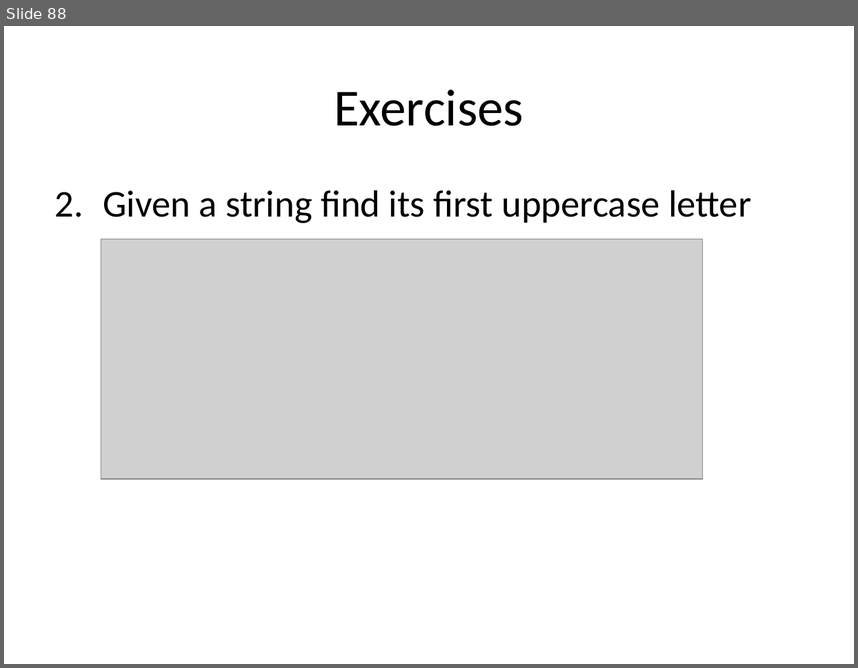
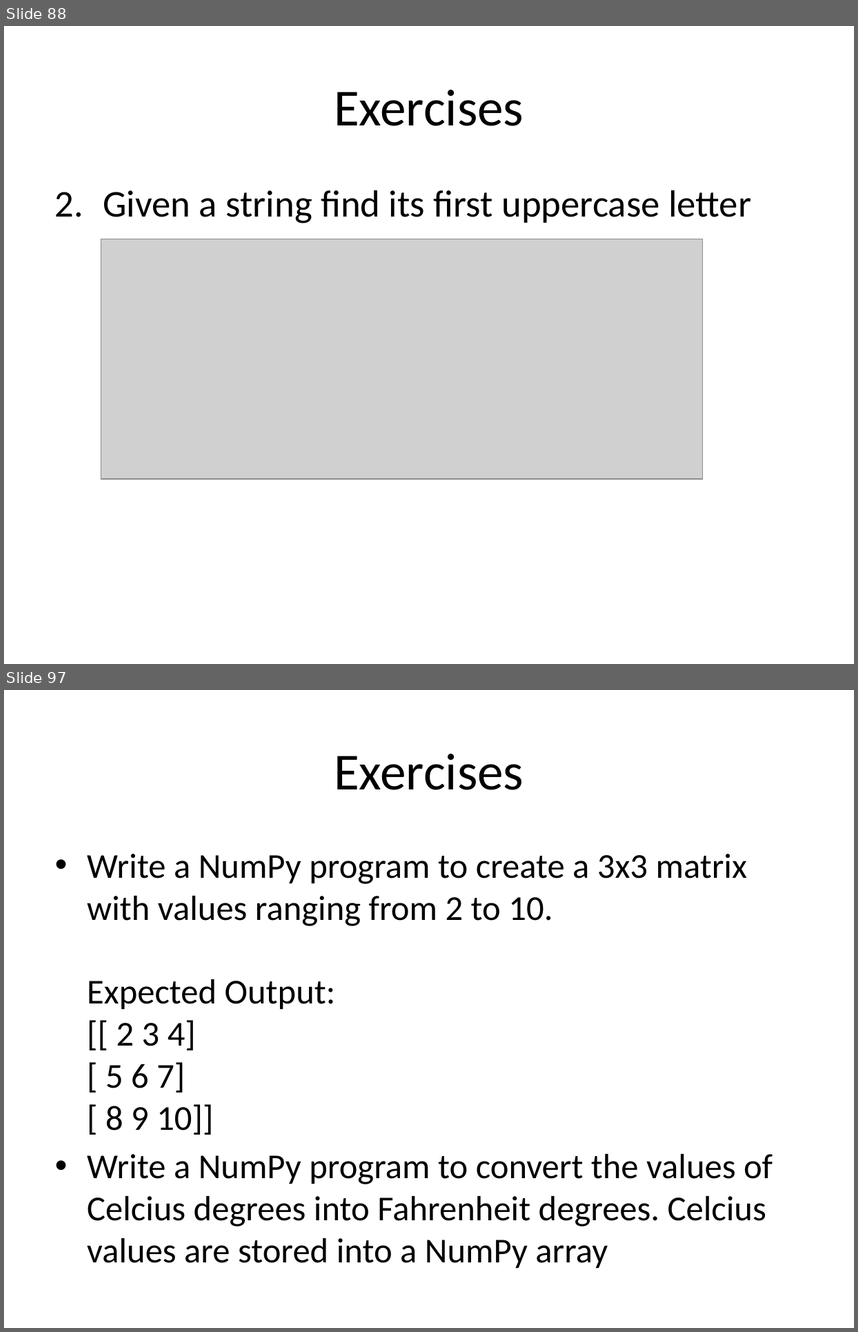
Before and after one commit to auliyanurul/kuliah, a slide deck: Algoritma dan Struktur Data.pptx. Shown one above the other, each under a label of ours: slide 88 before the commit, slides 88 and 97 after it; the slides between them are not shown. The pictures are 858x668 and 858x1332 pixels, drawn with LibreOffice and Linux fonts; fonts in the diff are those of the drawing; grey boxes stand for pictures. Boxes give left, top, right and bottom in pixels: in the first picture for what was removed or moved away, otherwise in the second. Text is boxed around its words. In the diff, an @@ line names an element or a change of style, - is before the commit and + after.

```diff
--- a/Algoritma dan Struktur Data.pptx
+++ b/Algoritma dan Struktur Data.pptx
@@ slide 97 added at (4,690,854,1328), background #FFFFFF @@
@@ title added at (334,753,524,790), 44 pt, text #000000 @@
+Exercises
@@ text added at (87,854,773,1268), 29.6 pt, text #000000 @@
+• Write a NumPy program to create a 3x3 matrix with values ranging from 2 to 10.
+  Expected Output:
+  [[ 2 3 4]
+  [ 5 6 7]
+  [ 8 9 10]]
+• Write a NumPy program to convert the values of Celcius degrees into Fahrenheit degrees. Celcius values are stored into a NumPy array
```
Also in this commit, not shown: 38 other slides added, 1 other file.
